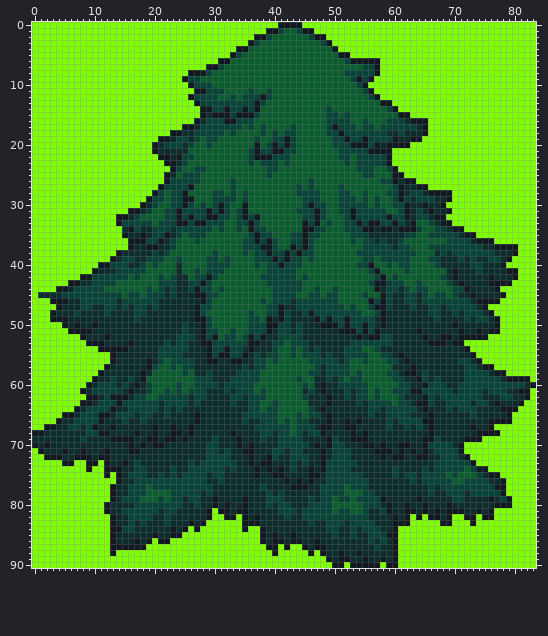
A sprite sheet gets an edit: src/main/resources/base/img/spruce.png. Above, as it was before the edit.
The file is 84x91 pixels.
The result:
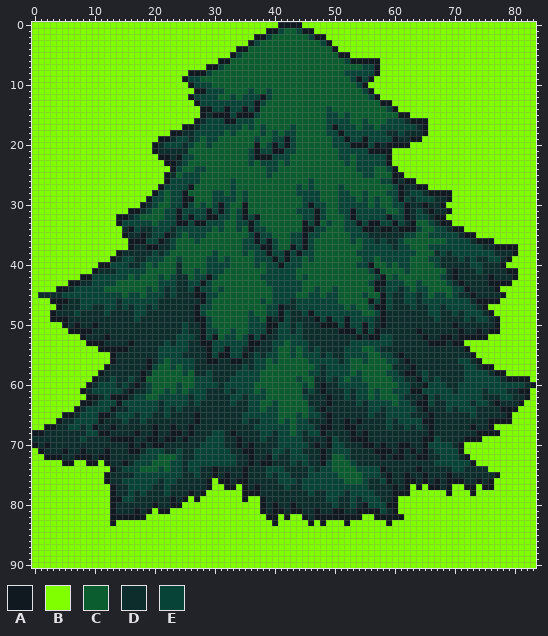
Palette (. is transparent): A #101820  B #80ff00  C #0b5c2f  D #0c2d2b  E #074337
Diff:
Changed rows in their new state; - is an unchanged pixel.
first column x 9:
68 ---------------------EE------------------------------------------------
69 --------------------E-E------------------------------------------------
70 -------------------E--E------------------------------------------------
71 ----------EEE--E--EE--E------------------------------------------------
72 ---------EEECCCE--EE----E----------------CC----------------------------
73 ---------EECCCEE--E----------------------CCC---------------------------
74 B--B-DEE-CCCEC-E---DDAD-D-A-D-EEE-D--E-E-CCCCEEEEA-D---AD-DDD--DDDD----
75 ----DD-D--EE-E-EDD-D-ADA--A-D-EDEE---EEE--CCCCEEE-AD-AD-ADDDADDDDD-D---
76 ---ADDEE----D--DDDDDABAA-AA-----EEEDEEEE---CCC---EA--AA-ADADAAADDADABB-
77 ----------EDD-DDDDDDABBAABA-AD---EDDEEE----E-------A-ABABAADABBAABAABB-
78 --------D-DDDEDDDADABBBBBBAAA-D-D----E-D---DEE-----AAABBBBBBABBBABBBBB-
79 -----A--DDDDDDADABABBBBBBB-BBADDD----D-D-EDDED---D-ABBBBBBBBBBBBBBBBBBB
80 ---BA---DDDADDAABBBBBBBBBBBBBADADDA--DDDDEDDEDA--E-ABBBBBBBBBBBBBBBBBBB
81 ---BA-DDADABAABBBBBBB-BBBBBBBA-AADAADDADDAADDAAAA-DABBBBBBBBBBBBBBBB---
82 -----AAAAABBBBBBBBBBB--BB-BBBBAABABBADAAAAAAAABBAAA-AB-B-BBBB--BB-BB---
83 -----BBBBBBBBBBBBBBB------BBBBBABBBBBABABBBABBBBBBABBB-----BB---B------
84 ----BBBBBBBBBBBBB-B-------B--BBBBBBBBBBBBBBBBBBBBBBB-------------------
85 ----BBBBBBBBBBBB-------------BBBBBBBBBBBBBBBBBBBBBBB-------------------
86 ----BBBBBBB-BB---------------BBBBBBBBBBBBBBBBBBBBBBB-------------------
87 ----BBBBBB--------------------BB-B--BBBBBBBBBBBBBBBB-------------------
88 ----B--------------------------B-----B-BBBBBBBBBBBBB-------------------
89 ----------------------------------------BBBBBBBBBBBB-------------------
90 -----------------------------------------BB-BBBBB-BB-------------------
